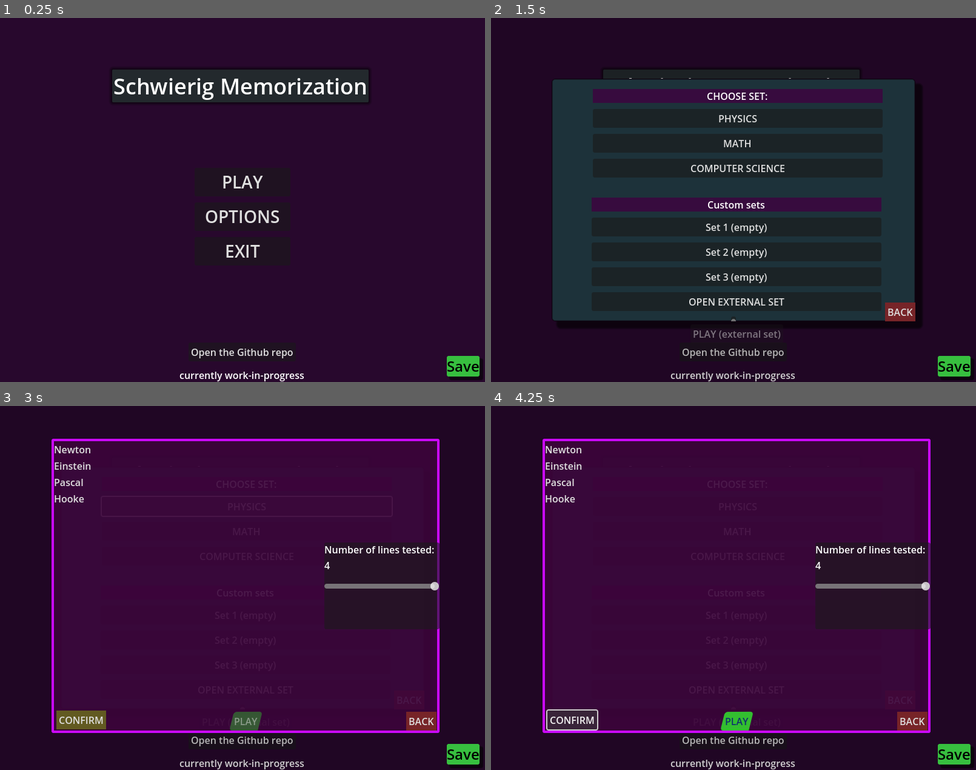
Above: before the commit, frames 1-4 (two rows, left to right).
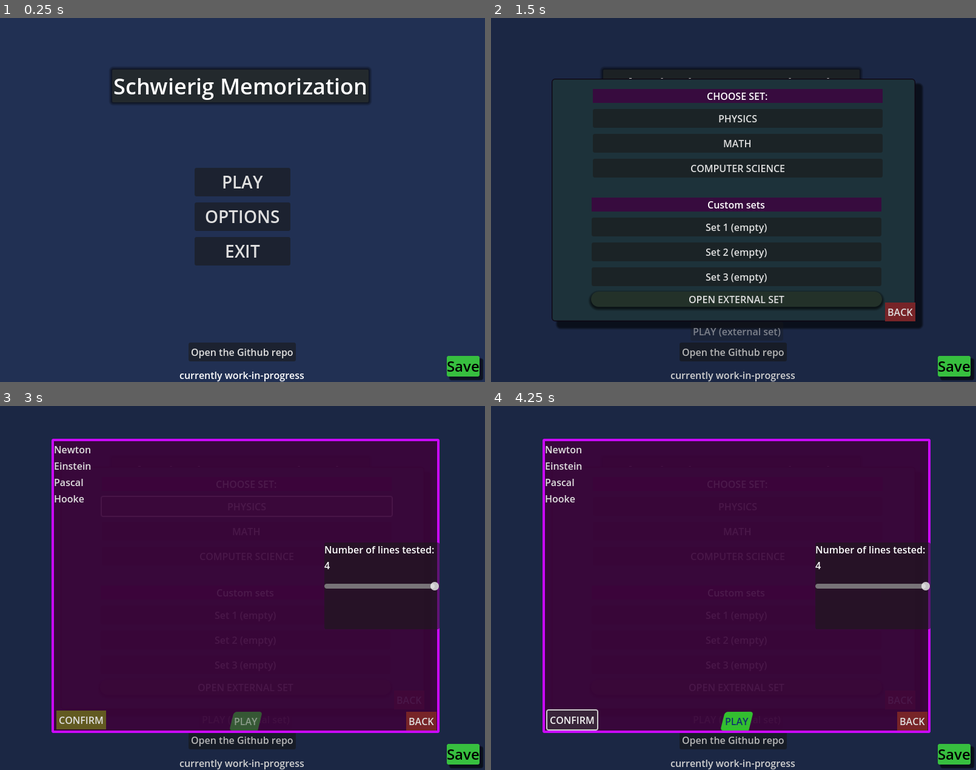
Above: after the commit, the same moments.

Repository: aZaamBie/SchwierigMemorization
Game: Godot game, scene res://Scenes/main_menu.tscn
Same seed, same stepped clock (60 frames per second), same inputs: the game is played once before the commit and once after it.
Inputs:
- Up to frame 1 (0.25 s): no input
- Up to frame 2 (1.5 s): click "Save" at 0.5 s; click "PLAY" at 1.25 s
- Up to frame 3 (3 s): click "PLAY" at 2 s; click "PHYSICS" at 2.75 s
- Up to frame 4 (4.25 s): click "CONFIRM" at 3.5 s

The runs differ from the first frame. In frame 1, 88% of the frame differs, in the area x 0-100%, y 0-100%; in frame 2, 44%; in frame 3, 34%; in frame 4, 34%.

Commit message:
Added icon + improved .txt import + cleaned UI
I created a new icon for text files (.txt), for when the FileDialog(file searcher) node is open.

I also improved the process of porting words from a text file into the game. I made sure to remove ALL(hopefully) empty spaces that are imported from a text file.

I'd like to maybe make a feature where in-game sets can be saved as separate .txt files, instead of just one save file (though I'll still keep it)

I also improved the colours for some of the UI: main menu background, buttons that can perform dangerous operation (e.g. the clear data button)

Diff:
--- a/Scenes/main_menu.tscn
+++ b/Scenes/main_menu.tscn
@@ -1,7 +1,8 @@
-[gd_scene load_steps=28 format=3 uid="uid://22u0rtj4y54j"]
+[gd_scene load_steps=35 format=3 uid="uid://22u0rtj4y54j"]
 
 [ext_resource type="Script" path="res://Scripts/main_menu.gd" id="1_b6f8g"]
 [ext_resource type="AudioStream" uid="uid://bjqxt4iipx5j" path="res://Assets/audio/interface/confirmation_002.ogg" id="2_3d6tq"]
+[ext_resource type="Texture2D" uid="uid://dejjfv437iwmo" path="res://Assets/UI/icons/fileIco_TextFile_32x32.png" id="2_8tokt"]
 [ext_resource type="Texture2D" uid="uid://dpkqu6lgsjnx7" path="res://Assets/images/fire-emoji-emoji-1590x2048-6otfvrar.png" id="2_lcb0m"]
 [ext_resource type="AudioStream" uid="uid://dw3h1oyj0ah5l" path="res://Assets/audio/interface/select_005.ogg" id="3_ixqpu"]
 
@@ -63,14 +64,55 @@
 corner_radius_top_right = 5
 corner_radius_bottom_left = 5
 
+[sub_resource type="StyleBoxFlat" id="StyleBoxFlat_hkgxb"]
+bg_color = Color(0.137255, 0.192157, 0.160784, 1)
+corner_radius_top_left = 25
+corner_radius_top_right = 25
+corner_radius_bottom_right = 25
+corner_radius_bottom_left = 25
+expand_margin_left = 1.0
+expand_margin_top = 1.0
+expand_margin_right = 1.0
+expand_margin_bottom = 1.0
+shadow_size = 5
+shadow_offset = Vector2(0, 2.4)
+
+[sub_resource type="StyleBoxFlat" id="StyleBoxFlat_bjlca"]
+bg_color = Color(0.298039, 0.419608, 0.34902, 1)
+corner_radius_top_left = 25
+corner_radius_top_right = 25
+corner_radius_bottom_right = 25
+corner_radius_bottom_left = 25
+expand_margin_left = 1.0
+expand_margin_top = 1.0
+expand_margin_right = 1.0
+expand_margin_bottom = 1.0
+shadow_size = 5
+shadow_offset = Vector2(0, 2.4)
+
+[sub_resource type="StyleBoxFlat" id="StyleBoxFlat_6p180"]
+bg_color = Color(0, 0, 0, 1)
+corner_radius_top_left = 25
+corner_radius_top_right = 25
+corner_radius_bottom_right = 25
+corner_radius_bottom_left = 25
+expand_margin_left = 1.0
+expand_margin_top = 1.0
+expand_margin_right = 1.0
+expand_margin_bottom = 1.0
+shadow_size = 5
+shadow_offset = Vector2(0, 2.4)
+
 [sub_resource type="StyleBoxFlat" id="StyleBoxFlat_b8bus"]
 bg_color = Color(0.133333, 0.494118, 0.12549, 1)
-corner_radius_top_left = 5
-corner_radius_top_right = 5
-corner_radius_bottom_left = 5
-expand_margin_left = 2.0
+corner_radius_bottom_right = 10
+corner_radius_bottom_left = 10
+expand_margin_left = 5.0
 expand_margin_top = 2.0
-expand_margin_right = 2.0
+expand_margin_right = 5.0
+expand_margin_bottom = 2.0
+shadow_size = 10
+shadow_offset = Vector2(0, 10)
 
 [sub_resource type="StyleBoxFlat" id="StyleBoxFlat_fymmf"]
 bg_color = Color(0.466667, 0.141176, 0.156863, 1)
@@ -102,6 +144,68 @@
 expand_margin_bottom = 2.0
 shadow_size = 6
 
+[sub_resource type="StyleBoxFlat" id="StyleBoxFlat_uaty2"]
+bg_color = Color(0.352941, 0.137255, 0.52549, 1)
+
+[sub_resource type="StyleBoxTexture" id="StyleBoxTexture_ndkac"]
+texture = ExtResource("2_lcb0m")
+expand_margin_top = 5.0
+expand_margin_bottom = 2.0
+
+[sub_resource type="StyleBoxFlat" id="StyleBoxFlat_fd4ra"]
+bg_color = Color(0.74902, 0, 0.164706, 1)
+corner_radius_top_left = 3
+corner_radius_top_right = 3
+corner_radius_bottom_right = 3
+corner_radius_bottom_left = 3
+shadow_size = 2
+shadow_offset = Vector2(5, 5)
+
+[sub_resource type="StyleBoxFlat" id="StyleBoxFlat_7nglc"]
+bg_color = Color(0.647059, 0, 0.145098, 1)
+corner_radius_top_left = 3
+corner_radius_top_right = 3
+corner_radius_bottom_right = 3
+corner_radius_bottom_left = 3
+shadow_size = 2
+shadow_offset = Vector2(5, 5)
+
+[sub_resource type="StyleBoxFlat" id="StyleBoxFlat_tmvw0"]
+bg_color = Color(0.427451, 0, 0.0941176, 1)
+corner_radius_top_left = 3
+corner_radius_top_right = 3
+corner_radius_bottom_right = 3
+corner_radius_bottom_left = 3
+shadow_size = 2
+shadow_offset = Vector2(5, 5)
+
+[sub_resource type="StyleBoxFlat" id="StyleBoxFlat_5mi6t"]
+bg_color = Color(0.513726, 0.133333, 0.0941176, 0.729412)
+skew = Vector2(0.2, 0)
+border_width_left = 2
+border_width_top = 2
+border_width_right = 2
+border_width_bottom = 2
+border_color = Color(1, 0.258824, 0.184314, 1)
+
+[sub_resource type="StyleBoxFlat" id="StyleBoxFlat_gx1vk"]
+bg_color = Color(0.796078, 0.207843, 0.145098, 0.729412)
+skew = Vector2(0.2, 0)
+border_width_left = 2
+border_width_top = 2
+border_width_right = 2
+border_width_bottom = 2
+border_color = Color(1, 0.258824, 0.184314, 1)
+
+[sub_resource type="StyleBoxFlat" id="StyleBoxFlat_q1shd"]
+bg_color = Color(0.333333, 0.0862745, 0.0627451, 0.847059)
+skew = Vector2(0.2, 0)
+border_width_left = 2
+border_width_top = 2
+border_width_right = 2
+border_width_bottom = 2
+border_color = Color(1, 0.258824, 0.184314, 1)
+
 [sub_resource type="StyleBoxFlat" id="StyleBoxFlat_2eacq"]
 bg_color = Color(0.215686, 0.74902, 0.247059, 1)
 corner_radius_top_left = 3
@@ -129,41 +233,6 @@
 shadow_size = 2
 shadow_offset = Vector2(5, 5)
 
-[sub_resource type="StyleBoxFlat" id="StyleBoxFlat_uaty2"]
-bg_color = Color(0.352941, 0.137255, 0.52549, 1)
-
-[sub_resource type="StyleBoxTexture" id="StyleBoxTexture_ndkac"]
-texture = ExtResource("2_lcb0m")
-expand_margin_top = 5.0
-expand_margin_bottom = 2.0
-
-[sub_resource type="StyleBoxFlat" id="StyleBoxFlat_5mi6t"]
-bg_color = Color(0.513726, 0.133333, 0.0941176, 0.729412)
-skew = Vector2(0.2, 0)
-border_width_left = 2
-border_width_top = 2
-border_width_right = 2
-border_width_bottom = 2
-border_color = Color(1, 0.258824, 0.184314, 1)
-
-[sub_resource type="StyleBoxFlat" id="StyleBoxFlat_gx1vk"]
-bg_color = Color(0.796078, 0.207843, 0.145098, 0.729412)
-skew = Vector2(0.2, 0)
-border_width_left = 2
-border_width_top = 2
-border_width_right = 2
-border_width_bottom = 2
-border_color = Color(1, 0.258824, 0.184314, 1)
-
-[sub_resource type="StyleBoxFlat" id="StyleBoxFlat_q1shd"]
-bg_color = Color(0.333333, 0.0862745, 0.0627451, 0.847059)
-skew = Vector2(0.2, 0)
-border_width_left = 2
-border_width_top = 2
-border_width_right = 2
-border_width_bottom = 2
-border_color = Color(1, 0.258824, 0.184314, 1)
-
 [sub_resource type="StyleBoxFlat" id="StyleBoxFlat_g5rp2"]
 bg_color = Color(0.890196, 0.380392, 0.376471, 1)
 corner_radius_top_left = 3
@@ -207,7 +276,7 @@
 anchor_bottom = 1.0
 grow_horizontal = 2
 grow_vertical = 2
-color = Color(0.156863, 0.0313726, 0.176471, 1)
+color = Color(0.129412, 0.188235, 0.32549, 1)
 
 [node name="warn" type="Label" parent="."]
 layout_mode = 1
@@ -309,19 +378,6 @@
 grow_vertical = 2
 color = Color(0, 0, 0, 0.184314)
 
-[node name="TextEdit" type="TextEdit" parent="playSelect"]
-layout_mode = 1
-anchors_preset = 7
-anchor_left = 0.5
-anchor_top = 1.0
-anchor_right = 0.5
-anchor_bottom = 1.0
-offset_left = -4.0
-offset_top = -8.0
-offset_right = 4.0
-grow_horizontal = 2
-grow_vertical = 0
-
 [node name="vboxCont" type="VBoxContainer" parent="playSelect"]
 layout_mode = 1
 anchors_preset = -1
@@ -405,12 +461,20 @@
 
 [node name="btn_external1" type="Button" parent="playSelect/vboxCustom"]
 layout_mode = 2
+theme_override_styles/normal = SubResource("StyleBoxFlat_hkgxb")
+theme_override_styles/hover = SubResource("StyleBoxFlat_bjlca")
+theme_override_styles/pressed = SubResource("StyleBoxFlat_6p180")
 text = "OPEN EXTERNAL SET"
 
 [node name="openFile_dlg" type="FileDialog" parent="playSelect/vboxCustom/btn_external1"]
+disable_3d = true
 title = "Open a File"
 initial_position = 2
-size = Vector2i(784, 318)
+size = Vector2i(800, 400)
+theme_override_colors/folder_icon_color = Color(0.458824, 0.52549, 0.8, 1)
+theme_override_colors/file_icon_color = Color(1, 1, 1, 1)
+theme_override_colors/file_disabled_color = Color(0.278431, 0.278431, 0.278431, 1)
+theme_override_icons/file = ExtResource("2_8tokt")
 ok_button_text = "Open"
 file_mode = 0
 access = 2
@@ -423,10 +487,10 @@
 anchor_top = 1.0
 anchor_right = 0.5
 anchor_bottom = 1.0
-offset_left = -23.5
-offset_top = 22.0
-offset_right = 23.5
-offset_bottom = 53.0
+offset_left = -72.5
+offset_top = 26.0
+offset_right = 72.5
+offset_bottom = 57.0
 grow_horizontal = 2
 grow_vertical = 0
 theme_override_styles/normal = SubResource("StyleBoxFlat_b8bus")
@@ -606,21 +670,6 @@
 theme_override_constants/separation = 20
 metadata/_edit_use_anchors_ = true
 
-[node name="clearBTN" type="Button" parent="optionSelect/vboxCont"]
-layout_mode = 2
-theme_override_colors/font_color = Color(0, 0, 0, 1)
-theme_override_colors/font_pressed_color = Color(0.341176, 0.207843, 0.2, 1)
-theme_override_colors/font_hover_color = Color(0.262745, 0.262745, 0.262745, 1)
-theme_override_font_sizes/font_size = 24
-theme_override_styles/normal = SubResource("StyleBoxFlat_2eacq")
-theme_override_styles/hover = SubResource("StyleBoxFlat_03nrn")
-theme_override_styles/pressed = SubResource("StyleBoxFlat_ldlqw")
-text = "Clear Data (Custom sets)"
-
-[node name="btn_separate_01" type="Button" parent="optionSelect/vboxCont"]
-layout_mode = 2
-disabled = true
-
 [node name="lbl_difficulty" type="Label" parent="optionSelect/vboxCont"]
 layout_mode = 2
 text = "Difficulty:"
@@ -678,6 +727,25 @@
 grow_vertical = 2
 texture = ExtResource("2_lcb0m")
 expand_mode = 1
+
+[node name="btn_separate_01" type="Button" parent="optionSelect/vboxCont"]
+layout_mode = 2
+disabled = true
+
+[node name="btn_separate_03" type="Button" parent="optionSelect/vboxCont"]
+layout_mode = 2
+disabled = true
+
+[node name="clearBTN" type="Button" parent="optionSelect/vboxCont"]
+layout_mode = 2
+theme_override_colors/font_color = Color(0.0745098, 1, 0.819608, 1)
+theme_override_colors/font_pressed_color = Color(0.0588235, 0.792157, 0.65098, 1)
+theme_override_colors/font_hover_color = Color(0.984314, 0.984314, 1, 1)
+theme_override_font_sizes/font_size = 24
+theme_override_styles/normal = SubResource("StyleBoxFlat_fd4ra")
+theme_override_styles/hover = SubResource("StyleBoxFlat_7nglc")
+theme_override_styles/pressed = SubResource("StyleBoxFlat_tmvw0")
+text = "Clear Data (Custom sets)"
 
 [node name="back" type="Button" parent="optionSelect"]
 layout_mode = 1
--- a/Scripts/main_menu.gd
+++ b/Scripts/main_menu.gd
@@ -166,12 +166,10 @@
 
 
 func _on_save_btn_pressed():
-	pass # Replace with function body.
 	Globals.save_score()
 	OS.alert("Data has been saved successfully (Custom sets and Difficulty level)","ALERT! Successful save.")
 	$sfx_save.play()
 func _on_clear_btn_pressed():
-	pass # Replace with function body.
 	OS.alert("All sets will be cleard and all data in there will be list. ","ALERT! All datat will be cleared")
 	Globals.clearSets()
 
@@ -185,15 +183,11 @@
 
 
 ## OPTIONS
-
 func _on_hslid_difficulty_drag_ended(value_changed):
 	pass # Replace with function body.
 	Globals.difficulty_ = $optionSelect/vboxCont/hslid_difficulty.value
 
-
-
-
-
+## other buttons
 func _on_btn_external_1_pressed():
 	pass # Replace with function body.
 	$playSelect/vboxCustom/btn_external1/openFile_dlg.show()
@@ -204,6 +198,11 @@
 
 	# split content
 	content = content.split("\n")
+	# remove empty spaces
+	for word in content:
+		if word == "":
+			var pos = content.find(word) # find position of empty
+			content.remove_at(pos) # then remove
 
 	Globals.cExternalSet = content # assign global external set to current, split content
 
@@ -214,13 +213,12 @@
 
 
 func _on_btn_play_ext_pressed():
-	pass # Replace with function body.
 	Globals.numWordsToTest = len(Globals.cExternalSet)
 	Globals.currentSet_play = Globals.cExternalSet
 	get_tree().change_scene_to_file("res://Scenes/word_tester.tscn")
 
 
-
+# Github button
 func _on_btn_github_pressed():
 	pass # Replace with function body.
 	OS.shell_open("https://github.com/aZaamBie/SchwierigMemorization")
Binary file added: Assets/UI/icons/fileIco_TextFile.png
Not shown, added: Assets/UI/icons/fileIco_TextFile.png.import
Binary file added: Assets/UI/icons/fileIco_TextFile_32x32.png
Not shown, added: Assets/UI/icons/fileIco_TextFile_32x32.png.import
Not shown: 1 places in Scenes/main_menu.tscn that only renumber resources
Not shown, changed: testDoc.txt
